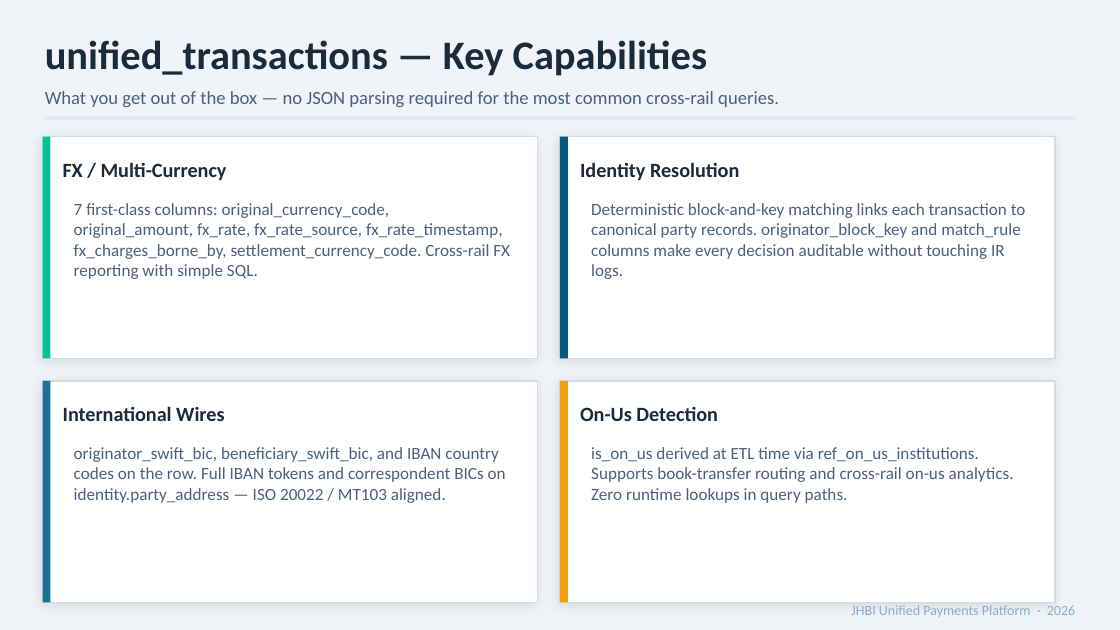
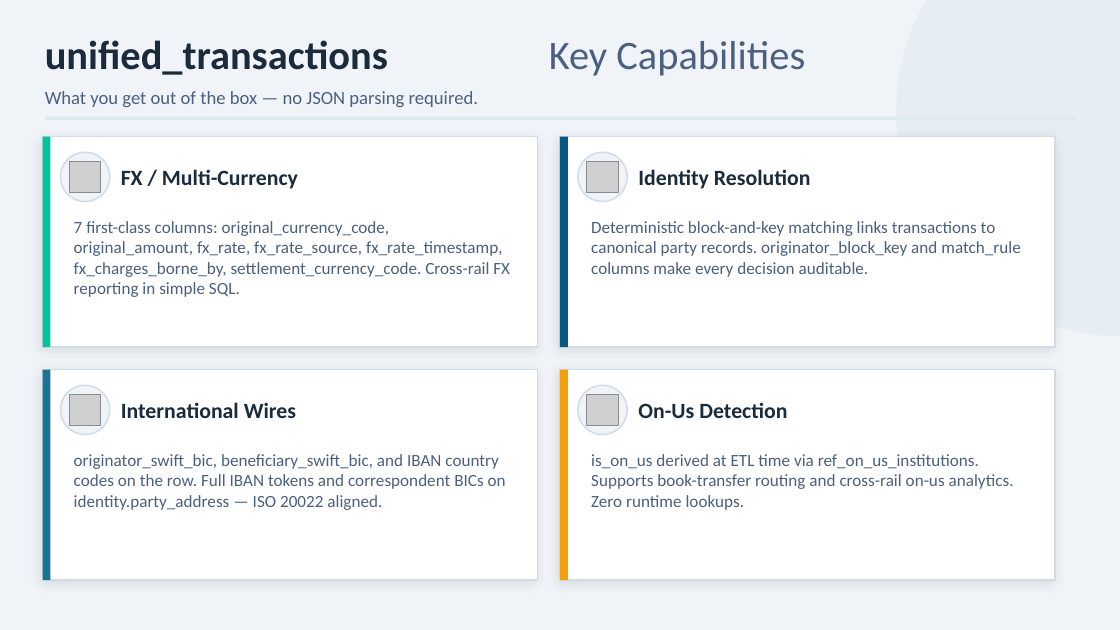
Before and after one commit to MonkeyWrenchGang/jhbi_silver_design, a slide deck: slide 4 of deliverables/JHBI_Unified_Payments_Platform.pptx. Drawn at 1120x630 pixels with LibreOffice and Linux fonts; fonts in the diff are those of the drawing; grey boxes stand for pictures. Boxes give left, top, right and bottom in pixels: in the first picture for what was removed or moved away, otherwise in the second. Text is boxed around its words. In the diff, an @@ line names an element or a change of style, - is before the commit and + after.

Commit message:
Update Unified Payments Platform deck with icons and visual polish
Added react-icons (bolt, fingerprint, cloud, brain, etc.) to every
slide, decorative background shapes for depth, stat callout boxes
on architecture and summary slides, and varied card layouts with
icon circles. Much more visual impact.

```diff
--- a/deliverables/JHBI_Unified_Payments_Platform.pptx
+++ b/deliverables/JHBI_Unified_Payments_Platform.pptx
@@ ellipse added at (896, 0, 1120, 336), fill #DDEAF2 at 50% opacity @@
@@ text at (549, 41, 805, 76): text changed; text colour #1A2B3C to #4A6080; bold off @@
-unified_transactions — Key Capabilities
+Key Capabilities
@@ text at (45, 91, 478, 107): text changed @@
-What you get out of the box — no JSON parsing required for the most common cross-rail queries.
+What you get out of the box — no JSON parsing required.
@@ rectangle: place and size @@
-rectangle at (43, 137, 538, 358)
+rectangle at (43, 137, 538, 347)
@@ rectangle: place and size @@
-rectangle at (43, 137, 50, 358)
+rectangle at (43, 137, 50, 347)
@@ rectangle: place and size @@
-rectangle at (560, 137, 1055, 358)
+rectangle at (560, 137, 1055, 347)
@@ rectangle: place and size @@
-rectangle at (560, 137, 568, 358)
+rectangle at (560, 137, 568, 347)
@@ ellipse added at (60, 152, 110, 202), fill #F0F4F8, outline #D0DDE8 1 pt @@
@@ picture added at (69, 161, 101, 193) @@
@@ text "FX / Multi-Currency": place and size @@
-text "FX / Multi-Currency" at (63, 162, 227, 180)
+text "FX / Multi-Currency" at (121, 169, 298, 189)
@@ ellipse added at (578, 152, 627, 202), fill #F0F4F8, outline #D0DDE8 1 pt @@
@@ picture added at (587, 161, 618, 193) @@
@@ size 13 to 14 pt in 4 elements at (121, 402, 296, 418), (638, 402, 787, 418), (121, 169, 298, 189), (638, 169, 811, 189) @@
@@ text "Identity Resolution": place and size @@
-text "Identity Resolution" at (580, 162, 739, 180)
+text "Identity Resolution" at (638, 169, 811, 189)
@@ text at (74, 221, 510, 297): text changed @@
-7 first-class columns: original_currency_code, original_amount, fx_rate, fx_rate_source, fx_rate_timestamp, fx_charges_borne_by, settlement_currency_code. Cross-rail FX reporting with simple SQL.
+7 first-class columns: original_currency_code, original_amount, fx_rate, fx_rate_source, fx_rate_timestamp, fx_charges_borne_by, settlement_currency_code. Cross-rail FX reporting in simple SQL.
@@ text at (591, 221, 1021, 277): text changed @@
-Deterministic block-and-key matching links each transaction to canonical party records. originator_block_key and match_rule columns make every decision auditable without touching IR logs.
+Deterministic block-and-key matching links transactions to canonical party records. originator_block_key and match_rule columns make every decision auditable.
@@ rectangle: place and size @@
-rectangle at (43, 381, 538, 603)
+rectangle at (43, 370, 538, 580)
@@ rectangle: place and size @@
-rectangle at (43, 381, 50, 603)
+rectangle at (43, 370, 50, 580)
@@ ellipse added at (60, 385, 110, 435), fill #F0F4F8, outline #D0DDE8 1 pt @@
@@ text "International Wires": place and size @@
-text "International Wires" at (63, 406, 224, 421)
+text "International Wires" at (121, 402, 296, 418)
@@ rectangle: place and size @@
-rectangle at (560, 381, 1055, 603)
+rectangle at (560, 370, 1055, 580)
@@ rectangle: place and size @@
-rectangle at (560, 381, 568, 603)
+rectangle at (560, 370, 568, 580)
@@ ellipse added at (578, 385, 627, 435), fill #F0F4F8, outline #D0DDE8 1 pt @@
@@ text "On-Us Detection": place and size @@
-text "On-Us Detection" at (580, 407, 718, 421)
+text "On-Us Detection" at (638, 402, 787, 418)
@@ picture added at (69, 394, 101, 426) @@
@@ picture added at (587, 394, 618, 426) @@
@@ text at (74, 454, 506, 510): text changed @@
-originator_swift_bic, beneficiary_swift_bic, and IBAN country codes on the row. Full IBAN tokens and correspondent BICs on identity.party_address — ISO 20022 / MT103 aligned.
+originator_swift_bic, beneficiary_swift_bic, and IBAN country codes on the row. Full IBAN tokens and correspondent BICs on identity.party_address — ISO 20022 aligned.
@@ text at (591, 454, 1014, 510): text changed @@
-is_on_us derived at ETL time via ref_on_us_institutions. Supports book-transfer routing and cross-rail on-us analytics. Zero runtime lookups in query paths.
+is_on_us derived at ETL time via ref_on_us_institutions. Supports book-transfer routing and cross-rail on-us analytics. Zero runtime lookups.
@@ text removed at (851, 605, 1075, 617) @@
-JHBI Unified Payments Platform · 2026
```
Also in this commit, not shown: 6 other slides changed.
